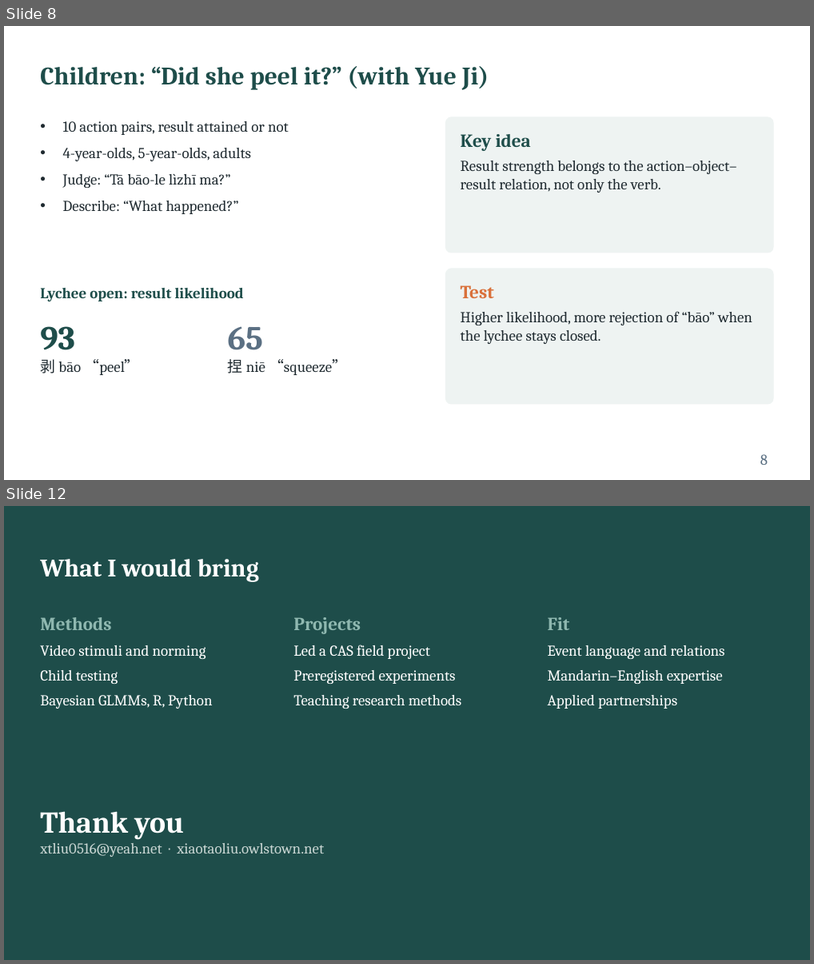
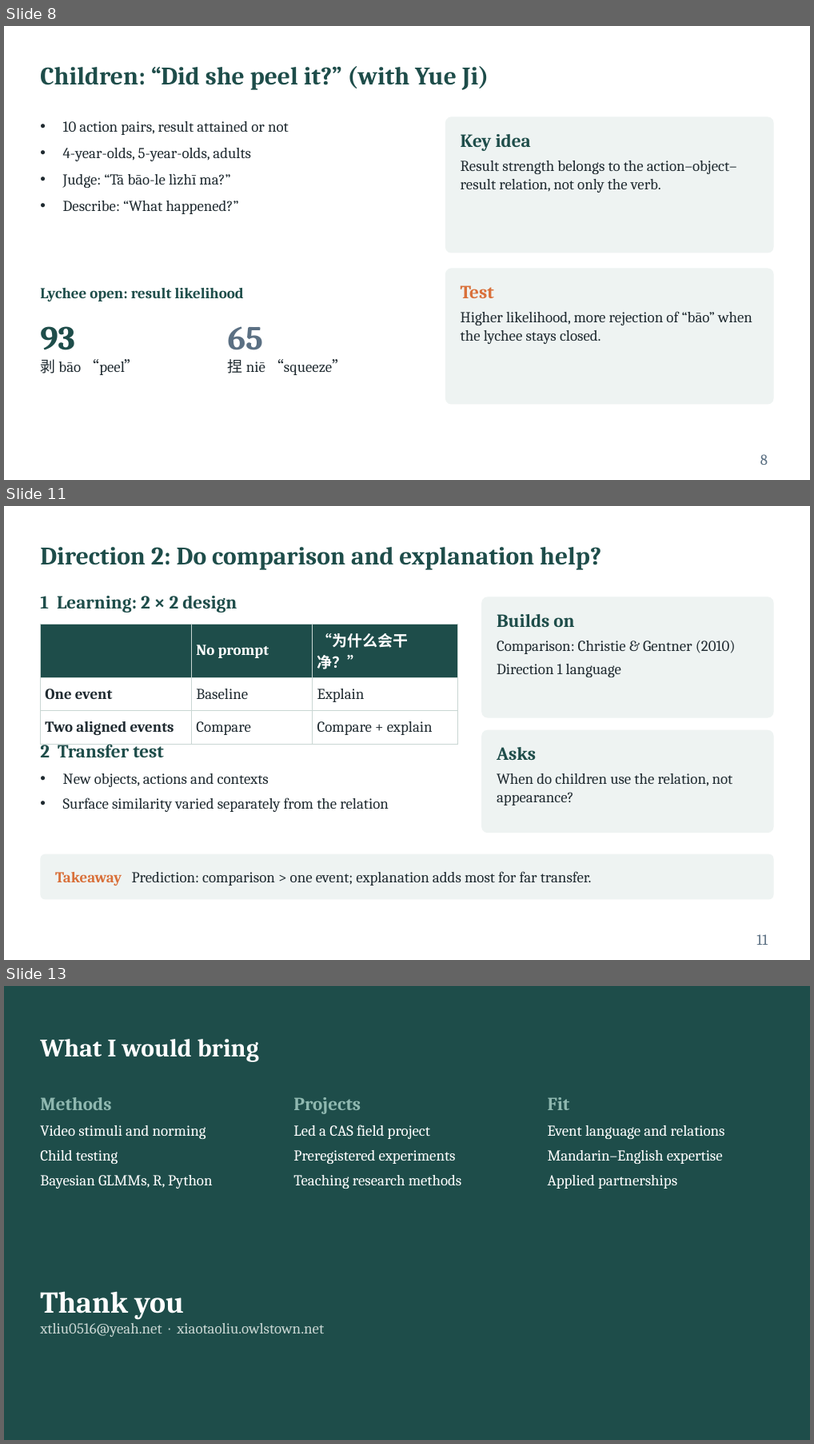
Before and after one commit to xtaoliu/claude, a slide deck: Liu_postdoc_interview_talk.pptx. Shown one above the other, each under a label of ours: slides 8 and 12 before the commit, slides 8, 11 and 13 after it; the slides between them are not shown. The pictures are 814x964 and 814x1444 pixels, drawn with LibreOffice and Linux fonts; fonts in the diff are those of the drawing. Boxes give left, top, right and bottom in pixels: in the first picture for what was removed or moved away, otherwise in the second. Text is boxed around its words. In the diff, an @@ line names an element or a change of style, - is before the commit and + after.

```diff
--- a/Liu_postdoc_interview_talk.pptx
+++ b/Liu_postdoc_interview_talk.pptx
@@ slide 11 added at <box>4,506,810,960</box>, background #FFFFFF @@
@@ title added at <box>40,547,602,570</box>, 30 pt, text #1E4D4A, bold @@
+Direction 2: Do comparison and explanation help?
@@ text added at <box>40,596,237,612</box>, 22 pt, text #1E4D4A, bold @@
+1 Learning: 2 × 2 design
@@ rounded rectangle added at <box>482,596,774,718</box>, fill #EEF3F2 @@
@@ table added at <box>40,624,458,738</box>, 3 rows, 3 columns @@
+ | No prompt | “为什么会干净？”
+One event | Baseline | Explain
+Two aligned events | Compare | Compare + explain
@@ text added at <box>497,614,736,677</box>, 18 pt, text #1F2A30 @@
+Builds on
+Comparison: Christie & Gentner (2010)
+Direction 1 language
@@ text added at <box>40,740,164,757</box>, 22 pt, text #1E4D4A, bold @@
+2 Transfer test
@@ rounded rectangle added at <box>482,730,774,832</box>, fill #EEF3F2 @@
@@ text added at <box>497,747,734,805</box>, 18 pt, text #1F2A30 @@
+Asks
+When do children use the relation, not appearance?
@@ text added at <box>63,773,388,812</box>, 18 pt, text #1F2A30 @@
+• New objects, actions and contexts
+• Surface similarity varied separately from the relation
@@ rounded rectangle added at <box>40,854,774,900</box>, fill #EEF3F2 @@
@@ text added at <box>55,871,592,885</box>, 18 pt, text #1F2A30 @@
+Takeaway Prediction: comparison > one event; explanation adds most for far transfer.
@@ page number added at <box>757,934,768,944</box>, 18 pt, text #5B7083 @@
+11
@@ what was slide 12 is now slide 13 @@
```
Also in this commit, not shown: 3 slides changed, 2 other slides added, 2 slides removed, 1 other file.
